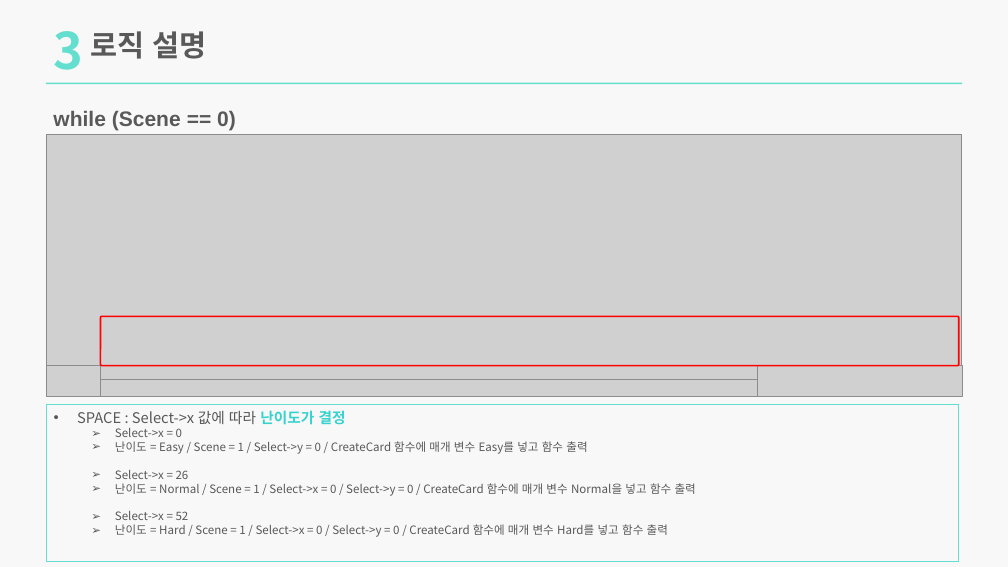
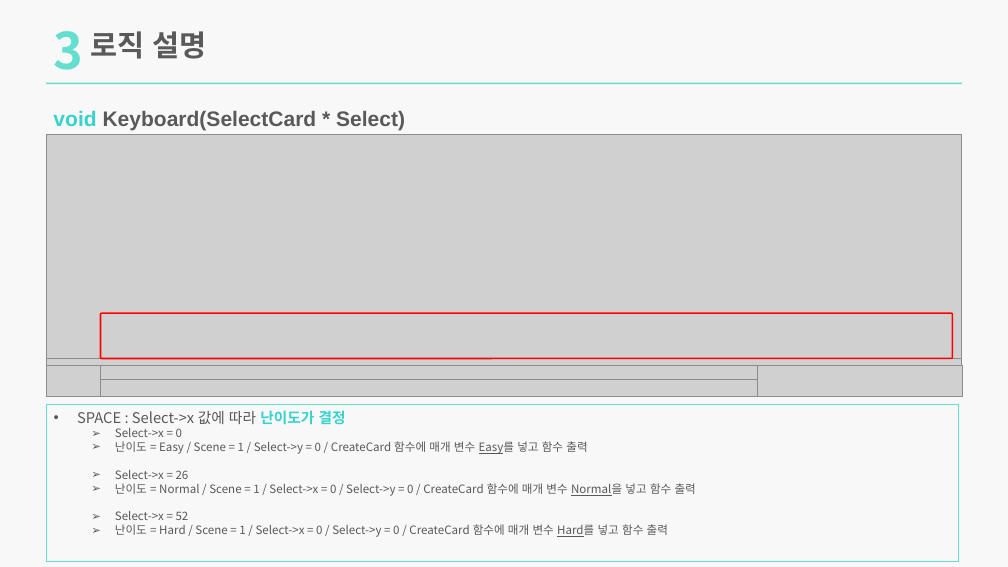
Before and after one commit to lim7635/MatchCard, a slide deck: slide 16 of MatchCard.pptx. Drawn at 1008x567 pixels with LibreOffice and Linux fonts; fonts in the diff are those of the drawing; grey boxes stand for pictures. Boxes give left, top, right and bottom in pixels: in the first picture for what was removed or moved away, otherwise in the second. Text is boxed around its words. In the diff, an @@ line names an element or a change of style, - is before the commit and + after.

```diff
--- a/MatchCard.pptx
+++ b/MatchCard.pptx
@@ text removed at box(53, 111, 236, 130) @@
-while (Scene == 0)
@@ text added at box(53, 110, 405, 130), 20 pt, text #595959, bold @@
+void Keyboard(SelectCard * Select)
@@ picture: place and size @@
-picture at box(46, 134, 962, 365)
+picture at box(46, 134, 962, 358)
@@ rounded rectangle: place and size @@
-rounded rectangle at box(101, 316, 959, 365)
+rounded rectangle at box(101, 313, 953, 358)
@@ picture added at box(46, 358, 962, 389) @@
@@ text in rectangle at box(115, 441, 696, 537): underline on in "Easy를", "Normal을", "Hard를" @@
```
Also in this commit, not shown: 9 other slides changed, 8 other files.
